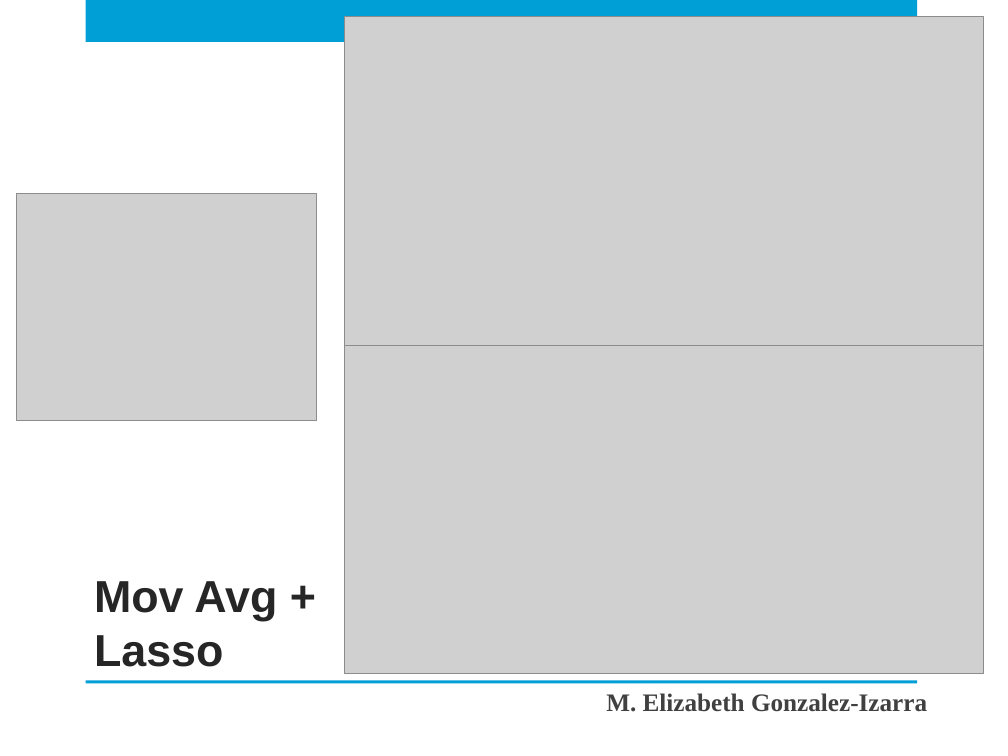
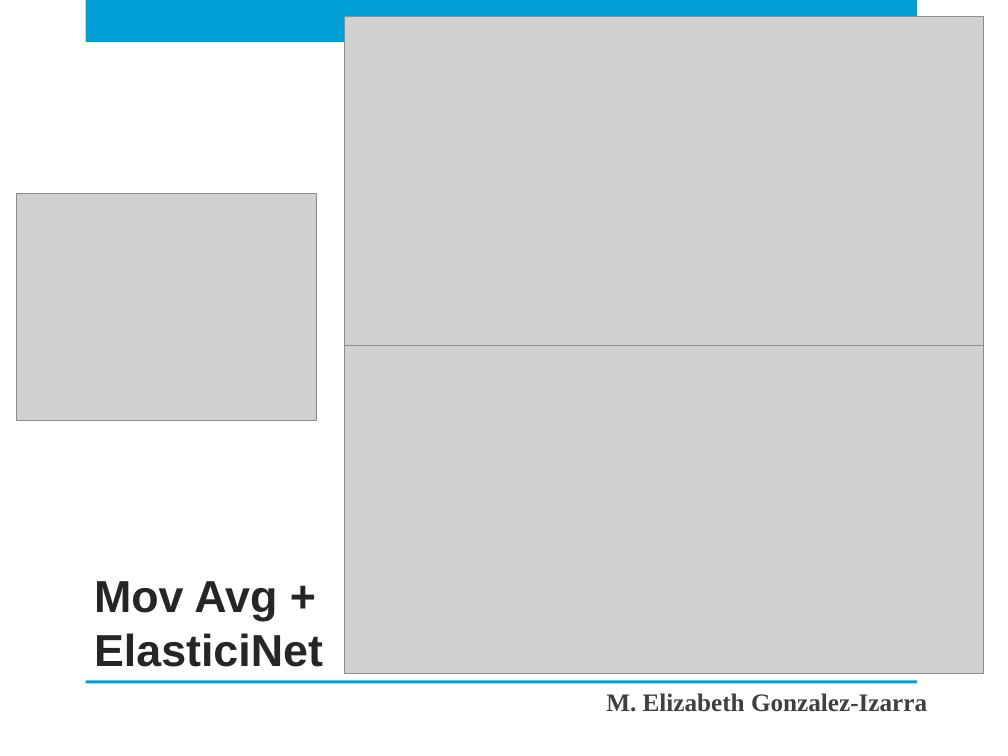
Before and after one commit to megiza/First_CapstoneProject, a slide deck: slide 18 of Electricity_Price_prediction.pptx. Drawn at 1008x756 pixels with LibreOffice and Linux fonts; fonts in the diff are those of the drawing; grey boxes stand for pictures; background and template pictures are left out. Boxes give left, top, right and bottom in pixels: in the first picture for what was removed or moved away, otherwise in the second. Text is boxed around its words. In the diff, an @@ line names an element or a change of style, - is before the commit and + after.

```diff
--- a/Electricity_Price_prediction.pptx
+++ b/Electricity_Price_prediction.pptx
@@ title at <box>94,581,323,667</box>: text changed @@
-Mov Avg + Lasso
+Mov Avg + ElasticiNet
```
Also in this commit, not shown: 3 other slides changed, 1 other file.
